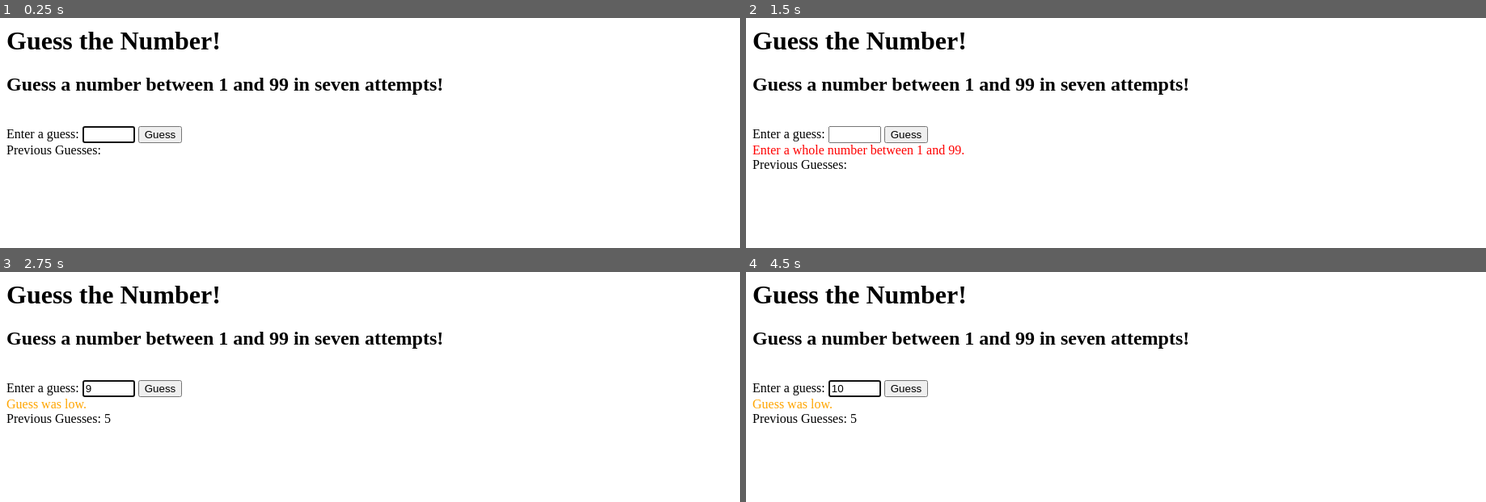
Above: before the commit, frames 1-4 (two rows, left to right).
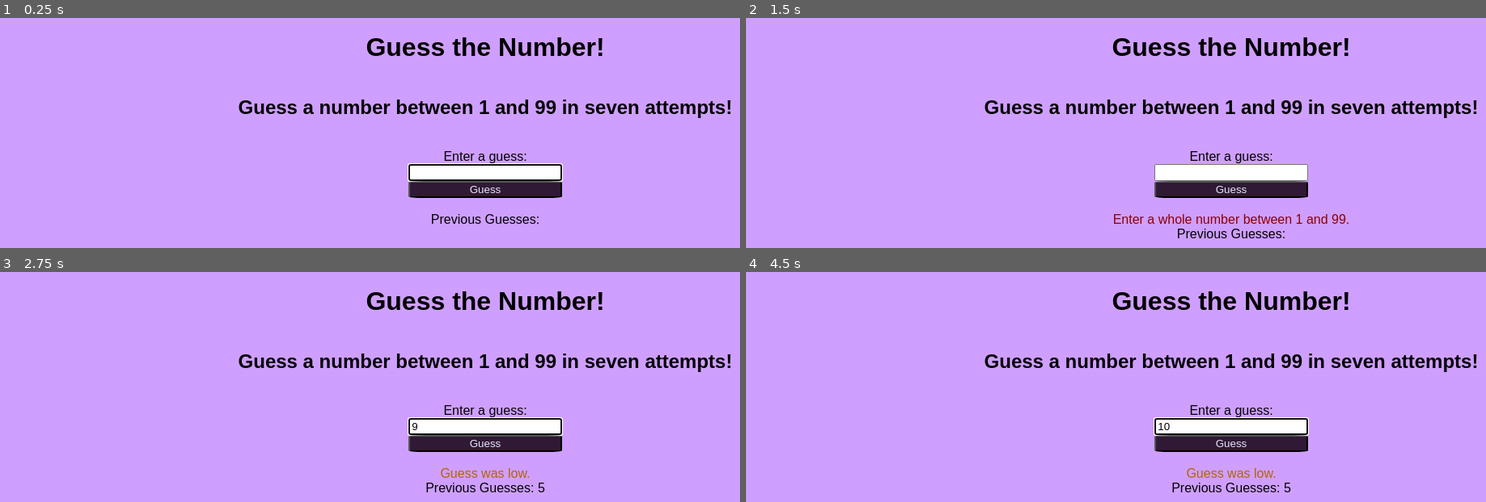
Above: after the commit, the same moments.

Repository: ClaudioBardales/NumberGame
Game: browser game, page index.html
Same seed, same stepped clock (60 frames per second), same inputs: the game is played once before the commit and once after it.
Inputs (mouse positions are in pixels of both pictures, inside the frame that each line leads up to; where the layout moved, square brackets give the same spot in the first picture):
- Up to frame 1 (0.25 s): no input
- Up to frame 2 (1.5 s): click "Guess" at 1.27 s
- Up to frame 3 (2.75 s): click (488, 426) [111, 389] at 1.87 s; type "5" at 1.87 s; tap Enter at 1.9, 2.5 s; click "Guess" at 2.02 s; click (488, 426) [111, 389] at 2.47 s; type "9" at 2.47 s
- Up to frame 4 (4.5 s): click (1234, 426) [857, 389] at 3.07 s; type "6" at 3.07 s; tap Enter at 3.1, 3.7, 4.3 s; click (1234, 426) [857, 389] at 3.67 s; type "3" at 3.67 s; click (1234, 426) [857, 389] at 4.27 s; type "10" at 4.27 s

The runs differ from the first frame. In frame 1, 99% of the frame differs, in the area x 0-100%, y 0-100%; in frame 2, 99%; in frame 3, 99%; in frame 4, 99%.

Commit message:
Added CSS styles

Diff:
--- /dev/null
+++ b/css/style.css
@@ -0,0 +1,47 @@
+*,
+*::before,
+*::after {
+  box-sizing: border-box;
+}
+
+body{
+    min-height: 100vh;
+    display: flex;
+    flex-direction: column;
+    align-items: center;
+    background-color: #CF9FFF;
+    font-family: "Comic Sans MS", "Comic Sans", cursive, sans-serif;
+}
+
+header{
+    display: flex;
+    flex-direction: column;
+    justify-content: center;
+    align-items: center;
+}
+
+#main{
+    display: flex;
+    flex-direction: column;
+    align-items: center;
+}
+
+#main ,#guessBtn, #resetBtn {
+    width: 40%;
+}
+
+#playerGuess {
+    width: 40%;
+}
+
+#guessBtn {
+    background-color: #301934;
+    color: #E6E6FA;
+    border-radius: 10%;
+}
+
+#resetBtn {
+    background-color: #301934;
+    color: #E6E6FA;
+    border-radius: 10%;
+}
--- a/index.html
+++ b/index.html
@@ -3,6 +3,7 @@
     <head>
         <title> Guess a Number </title>
         <meta charset="utf-8">
+        <link rel="stylesheet" href="css/style.css">
     </head>
     <body>
 
--- a/js/script.js
+++ b/js/script.js
@@ -31,12 +31,12 @@
     guess > 99
   ) {
     feedback.textContent = "Enter a whole number between 1 and 99.";
-    feedback.style.color = "red";
+    feedback.style.color = "#8B0000";
     return;
   }
 
   attempts++;
-  feedback.style.color = "orange";
+  feedback.style.color = "#b36405";
 
   if (guess === randomNumber) {
     feedback.textContent = "You win!";
@@ -47,7 +47,7 @@
 
     if (attempts === 7) {
       feedback.textContent = "You lose!";
-      feedback.style.color = "red";
+      feedback.style.color = "#8B0000";
       gameOver();
     } else if (guess > randomNumber) {
       feedback.textContent = "Guess was high.";
